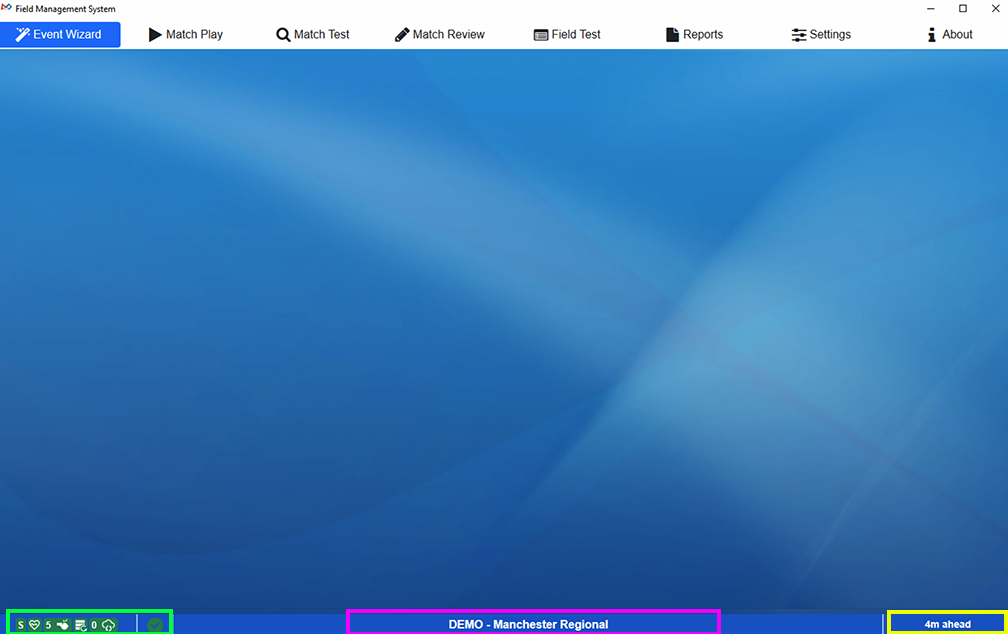
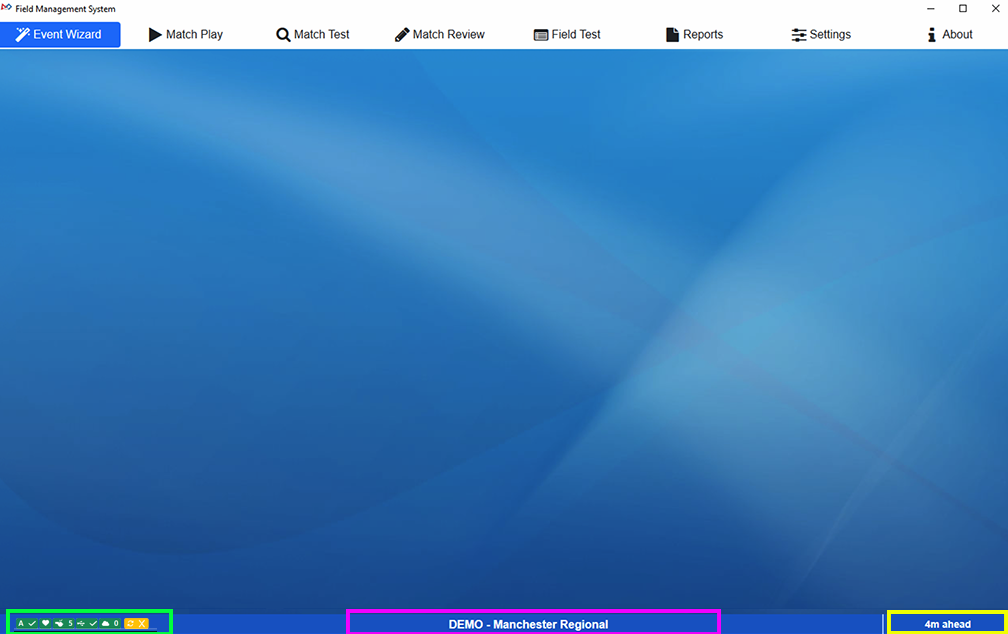
Before/after of a 1008 × 634 layered artwork. What changed in the layer stack:
added layer "Layer 3" above "Rectangle 1" over [14, 618, 157, 632]
added layer "Layer 4" above "Layer 1" over [0, 608, 189, 634]
painted on "Layer 1" over [2, 608, 182, 634]
